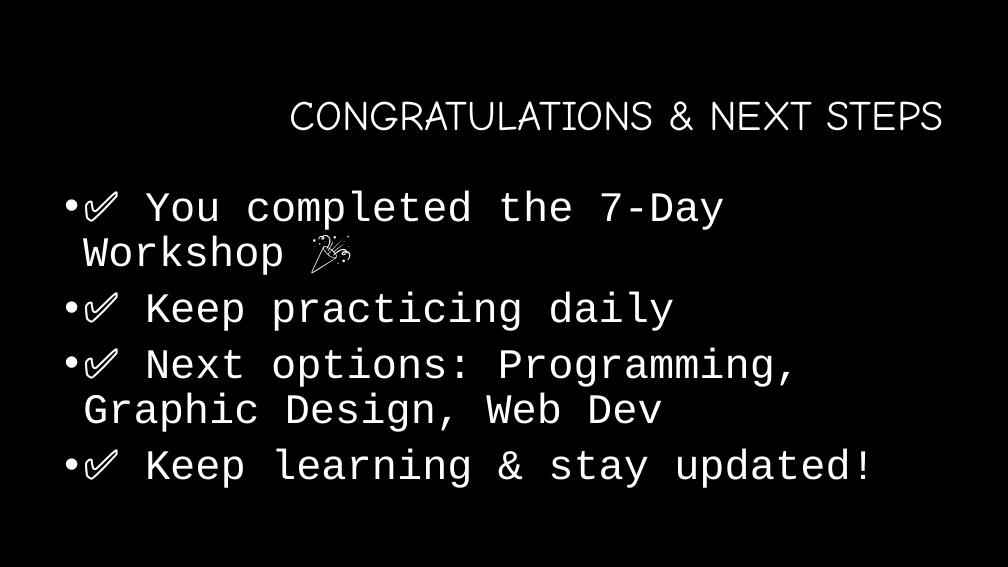
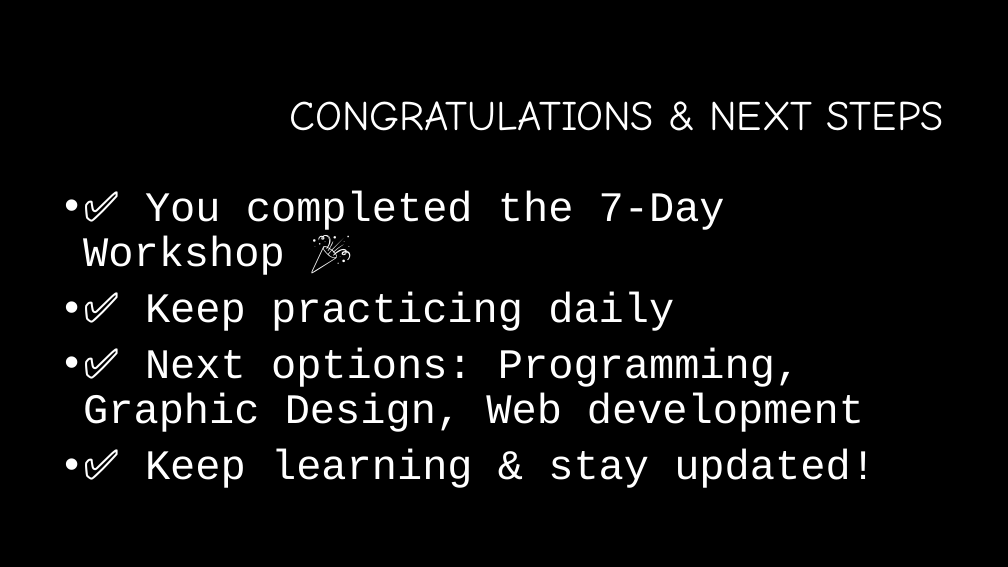
Before and after one commit to officialsurajarya/My-Hand-Written-Notes, a slide deck: slide 4 of 7 Days Workshop/Day7_Final_Project_Certification.pptx (slide 8 before the commit). Drawn at 1008x567 pixels with LibreOffice and Linux fonts; fonts in the diff are those of the drawing; background and template pictures are left out. Boxes give left, top, right and bottom in pixels: in the first picture for what was removed or moved away, otherwise in the second. Text is boxed around its words. In the diff, an @@ line names an element or a change of style, - is before the commit and + after.

```diff
--- a/7 Days Workshop/Day7_Final_Project_Certification.pptx
+++ b/7 Days Workshop/Day7_Final_Project_Certification.pptx
@@ text at [83,348,864,432]: text changed @@
-• ✅ Next options: Programming, Graphic Design, Web Dev
+• ✅ Next options: Programming, Graphic Design, Web development
```
Also in this commit, not shown: 1 slide added, 5 slides removed, 11 other files.
